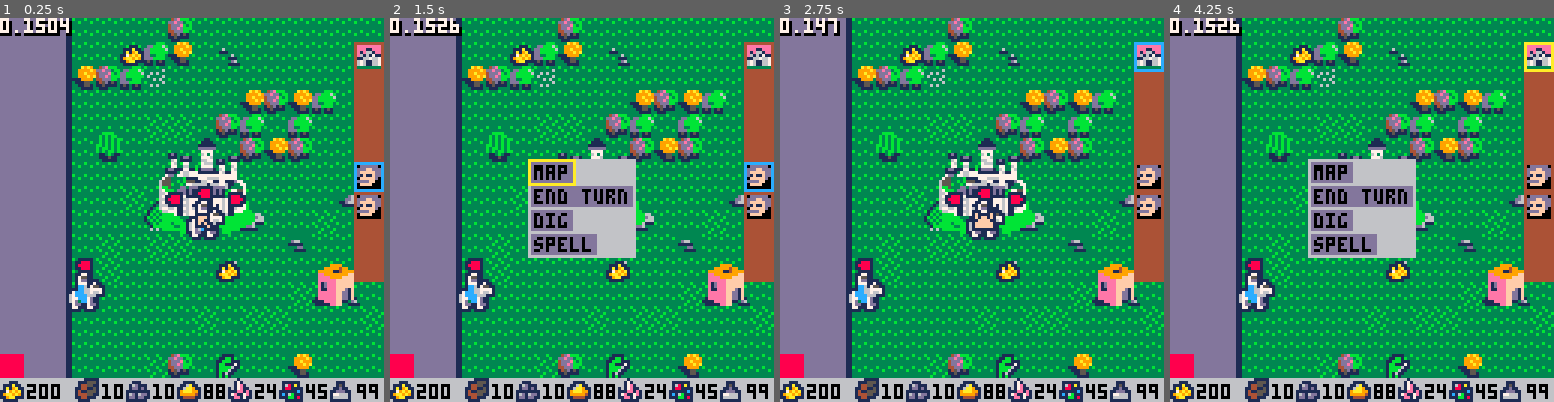
Above: before the commit, frames 1-4 (left to right).
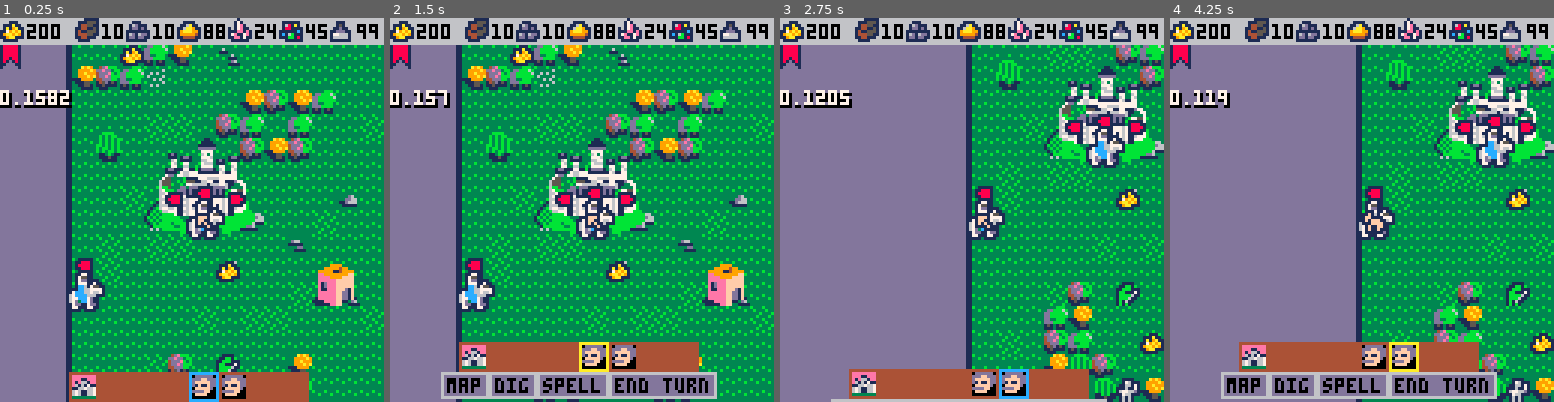
Above: after the commit, the same moments.

Repository: pvan/pico8
Game: PICO-8 cartridge heroes.p8
The game is run twice, just before and just after one commit, with the same random seed, the same clock (stepped at 60 frames per second) and the same inputs.
Inputs:
- Up to frame 1 (0.25 s): no input
- Up to frame 2 (1.5 s): tap X (X key) at 0.33, 1.07 s; tap O (Z key) at 0.7 s
- Up to frame 3 (2.75 s): hold Right 1.6-2.1 s; tap O (Z key) at 1.7, 2.1, 2.5 s; tap X (X key) at 1.85 s; hold Up 2.15-2.42 s; hold Right from 2.47 s (still down)
- Up to frame 4 (4.25 s): tap O (Z key) every 0.4 s from 2.9 to 4.1 s; tap X (X key) at 2.97, 4.08 s; release Right at 3.03 s; hold Left 3.08-3.58 s; hold Down 3.63-3.97 s; hold Right from 4.02 s (still down)

The runs differ from the first frame. In frame 1, 20% of the frame differs, in the area x 0-100%, y 0-100%; in frame 2, 31%; in frame 3, 61%; in frame 4, 62%.

Commit message:
heroes: redesign hud to top/bottom

Diff:
--- a/heroes.p8
+++ b/heroes.p8
@@ -201,8 +201,8 @@
  end
 
 
+ update_hud()
  if hud_menu_open then
-  update_menu()
   return
  end
 
@@ -323,16 +323,16 @@
  camera()
 
  draw_hud()
- if hud_menu_open then
-  draw_menu()
- end
 
  draw_debug_menu()
 
  color()
  cursor()
  camera()
-
+ print2("")
+ print2("")
+ print2("")
+ print2("")
  print2(stat(1))
 
 
@@ -406,7 +407,18 @@
 
 menuselx=0
 menusely=0
-function update_menu()
+targ_menu_y=0
+actl_menu_y=0
+function update_hud()
+
+
+ if hud_menu_open then
+  actl_menu_y+=flr(10-actl_menu_y)/4
+ else
+  actl_menu_y+=flr(0-actl_menu_y)/4
+ end
+
+
 
  ports={}
  i=1
@@ -421,16 +433,18 @@
   i+=1
  end
 
- if (btnp(⬅️)) menuleft=true
- if (btnp(➡️)) menuleft=false
- if menuleft then
-  if (btnp(⬆️)) menusel-=1
-  if (btnp(⬇️)) menusel+=1
-  menusel=mid(menusel,1,#buttons)
- else
-  if (btnp(⬆️)) selport-=1
-  if (btnp(⬇️)) selport+=1
-  selport=mid(selport,1,#ports)
+ if hud_menu_open then
+	 if (btnp(⬇️)) menudown=true
+	 if (btnp(⬆️)) menudown=false
+	 if menudown then
+	  if (btnp(⬅️)) menusel-=1
+	  if (btnp(➡️)) menusel+=1
+	  menusel=mid(menusel,1,#buttons)
+	 else
+	  if (btnp(⬅️)) selport-=1
+	  if (btnp(➡️)) selport+=1
+	  selport=mid(selport,1,#ports)
+	 end
  end
 
  select(ports[selport])
@@ -440,63 +454,92 @@
 
 function draw_hud()
 
-
---202
+ --top bar
+ --color banner
+ pal(8,cp.color)
+ spr(244,0,9)
+ pal(8,8)
+ --resource bar
+ rectfill2(0,0, 128,9, 6)
+ draw_resource("gold",
+ 0,0)
+ srt=25
+ spc=17
+ draw_resource("wood",
+ srt+0*spc,0)
+ draw_resource("ore",
+ srt+1*spc,0)
+ draw_resource("sulfur",
+ srt+2*spc,0)
+ draw_resource("crystal",
+ srt+3*spc,0)
+ draw_resource("gems",
+ srt+4*spc,0)
+ draw_resource("mercury",
+ srt+5*spc,0)
+
+
+ --portrait bar
+
+ by=actl_menu_y
+
  --castle portraits
- local x,y=128-10,8
- rectfill2(x,y,10,10*4,4)
+ local x,y=63-10*4,128-10-by
+ rectfill2(x,y,10*4,10,4)
  palt(0,false)
  for h in all(cp.castles) do
   if (sel==h) then
    rect2({x,y,10,10},12)
-   if (not menuleft and hud_menu_open) then
+   if (not menudown and hud_menu_open) then
     rect2({x,y,10,10},10)
    end
   end
   spr(202,x+1,y+1)
-  y+=10
+  x+=10
  end
  palt(0,true)
 
-
---201
---217
  --hero portraits
- local x,y=128-10,y+10*3--20
- rectfill2(x,y,10,10*4,4)
+ local x,y=x+10*3,128-10-by
+ rectfill2(x,y,10*4,10,4)
  palt(0,false)
  for h in all(cp.heroes) do
   if (sel==h) then
    rect2({x,y,10,10},12)
-   if (not menuleft and hud_menu_open) then
+   if (not menudown and hud_menu_open) then
     rect2({x,y,10,10},10)
    end
   end
   spr(201,x+1,y+1)
-  y+=10
+  x+=10
  end
  palt(0,true)
 
 
- --bottom bar
- rectfill2(0,128-8, 128,8, 6)
- rectfill2(0,120-8, 8,8, cp.color)
- draw_resource("gold",
- 0,128-8)
- srt=25
- spc=17
- draw_resource("wood",
- srt+0*spc,128-8)
- draw_resource("ore",
- srt+1*spc,128-8)
- draw_resource("sulfur",
- srt+2*spc,128-8)
- draw_resource("crystal",
- srt+3*spc,128-8)
- draw_resource("gems",
- srt+4*spc,128-8)
- draw_resource("mercury",
- srt+5*spc,128-8)
+ --menu
+
+ mw=0
+ for b in all(buttons) do
+  mw+=#b*4+4
+ end
+ mh=9
+ mx=63-mw/2
+ my=128-by
+ rectfill2(mx,my,mw,mh,6)
+
+ --bottom buttons
+ local x,y=mx+1,my+1
+ local count=1
+ for b in all(buttons) do
+  bw=#b*4+2
+  rectfill2(x,y,bw,7,13)
+  print(b,x+1,y+1,0)
+  if menudown and menusel==count then
+   rect2({x-1,y-1,bw+2,9},10)
+  end
+  x+=bw+2
+  count+=1
+ end
 
 
 end
@@ -505,47 +548,11 @@
 --menu buttons
 buttons={
  "map",
- "end turn",
  "dig",
  "spell",
+ "end turn",
 }
-
-function draw_menu()
-
- --menu
-
- longb=0
- for b in all(buttons) do
-  if #b>longb then
-   longb=#b
-  end
- end
- mw=longb*4+2
- mh=#buttons*8
- mx=63-mw/2
- my=63-mh/2
- rectfill2(mx,my,mw+2,mh+1,6)
-
-
- --buttons
- local x,y=mx+1,my+1
- for b in all(buttons) do
-  rectfill2(x,y,#b*4+2,7,13)
-  print(b,x+1,y+1,0)
-  y+=8
- end
-
- if menuleft then
-  rect2({mx,my+menusel*8-8,
-   #buttons[menusel]*4+4,9},10)
- end
-
--- --right side bar
--- for hero in all(cp.heroes) do
---  rectfill2(128-20,64,20,10,6)
--- end
-
-end
+menusel=4
 
 
 resource_sprs={
@@ -1839,14 +1846,14 @@
 01ff1ff100000000449944911999994100110000000000001c16b1111781111100000000000000000000000000000000ffffbbbf0ffbffff0000000011ffff11
 01111f110000000014999991114444110011000000000000111bb1811881791000000000000000000000000000000000000ffbff00fff000000000001ff11ff1
 0000111000000000111111110111111000110000000000000011111111111110000000000000000000000000000000000000fff0000000000000000011111111
-00000111000000000000000000010000000000000000000000000000000000000000000000000000000000000000000000fff000000fff001111001111100111
-000011f100000000000111000017100000000000000000000111111001111110011111100000000000000000000000000ffbf00000ffbff01ff111ff1f1111f1
-11111ff1000000000111a1100017e1000000000000000000016d16100144551001be1910000000000000000000000000ffbbffff0ffbbbff11ff1ff111f11f11
-1f11ff110000000001a19a111017e110000000000000000001dd1111014555100111c110000000000000000000000000fbbbbbbf0fbbbbbf0111ff11011f1110
-11fff110000000001179a9a1111ee1e10000000000000000111111d11111111100181810000000000000000000000000fbbbbbbf0ffbbbff011ff1110111f110
-11ff11000000000019aa9a9117e117e100000000000000001d16d11114455551011c1110000000000000000000000000ffbbffff00fbbbf011ff1ff111f11f11
-1f11f10000000000119aa11111ee17110000000000000000111dd161144555510191b1100000000000000000000000000ffbf00000fbbbf01ff111ff1f1111f1
-11111100000000000111110001111110000000000000000000111111111111110111110000000000000000000000000000fff00000fffff01111011111100111
+00000111000000000000000000010000188888100000000000000000000000000000000000000000000000000000000000fff000000fff001111001111100111
+000011f100000000000111000017100018888810000000000111111001111110011111100000000000000000000000000ffbf00000ffbff01ff111ff1f1111f1
+11111ff1000000000111a1100017e1001888881000000000016d16100144551001be1910000000000000000000000000ffbbffff0ffbbbff11ff1ff111f11f11
+1f11ff110000000001a19a111017e110188888100000000001dd1111014555100111c110000000000000000000000000fbbbbbbf0fbbbbbf0111ff11011f1110
+11fff110000000001179a9a1111ee1e11881881000000000111111d11111111100181810000000000000000000000000fbbbbbbf0ffbbbff011ff1110111f110
+11ff11000000000019aa9a9117e117e118101810000000001d16d11114455551011c1110000000000000000000000000ffbbffff00fbbbf011ff1ff111f11f11
+1f11f10000000000119aa11111ee17111100011000000000111dd161144555510191b1100000000000000000000000000ffbf00000fbbbf01ff111ff1f1111f1
+11111100000000000111110001111110100000100000000000111111111111110111110000000000000000000000000000fff00000fffff01111011111100111
 __gff__
 0000000000000000000000000000000000000000000000000000000000000000000000000000000000000000000000000000000000000000000000000000000000000000000000000000000000000000000000000000000000000000000000000000000000000000000000000000000000000000000000000000000000000000
 0000000101010100000000000000000000000101010101000000000000000000000000010101000000000000000000000000000101010000000000000000000000000000000000000000000000000000000000000000000000000000000000000000000000000000000000000000000000000000000000000000000000000000
